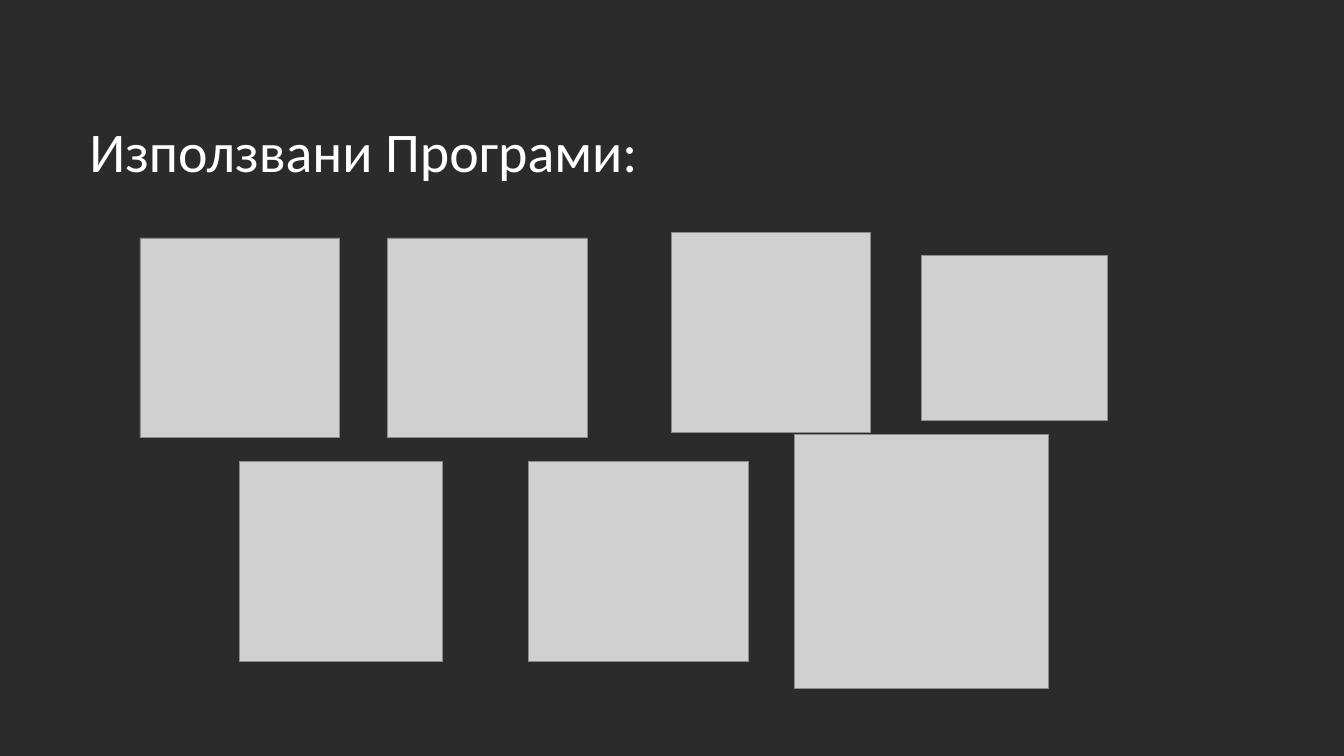
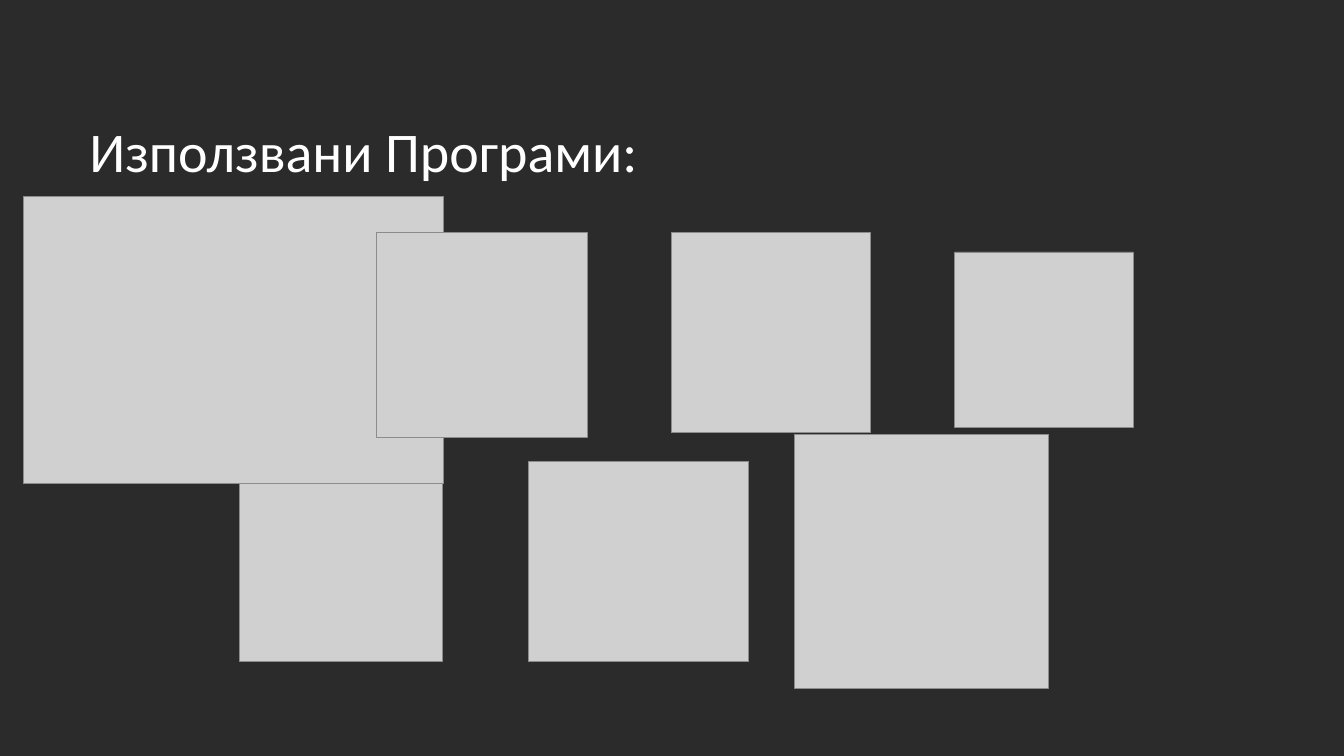
Before and after one commit to codingburgas/2324-space-sprint-project-galaxycoders, a slide deck: slide 4 of documents/galaxycoders.pptx. Drawn at 1344x756 pixels with LibreOffice and Linux fonts; fonts in the diff are those of the drawing; grey boxes stand for pictures; background and template pictures are left out; a plain dark background stands for a picture behind light text. Boxes give left, top, right and bottom in pixels: in the first picture for what was removed or moved away, otherwise in the second. Text is boxed around its words. In the diff, an @@ line names an element or a change of style, - is before the commit and + after.

```diff
--- a/documents/galaxycoders.pptx
+++ b/documents/galaxycoders.pptx
@@ picture added at <box>24,197,444,484</box> @@
@@ picture removed at <box>140,238,340,438</box> @@
@@ picture: place and size @@
-picture at <box>387,238,587,438</box>
+picture at <box>376,233,587,438</box>
@@ picture: place and size @@
-picture at <box>921,255,1108,420</box>
+picture at <box>955,252,1133,428</box>
```
Also in this commit, not shown: 4 other slides changed, 2 other files.
